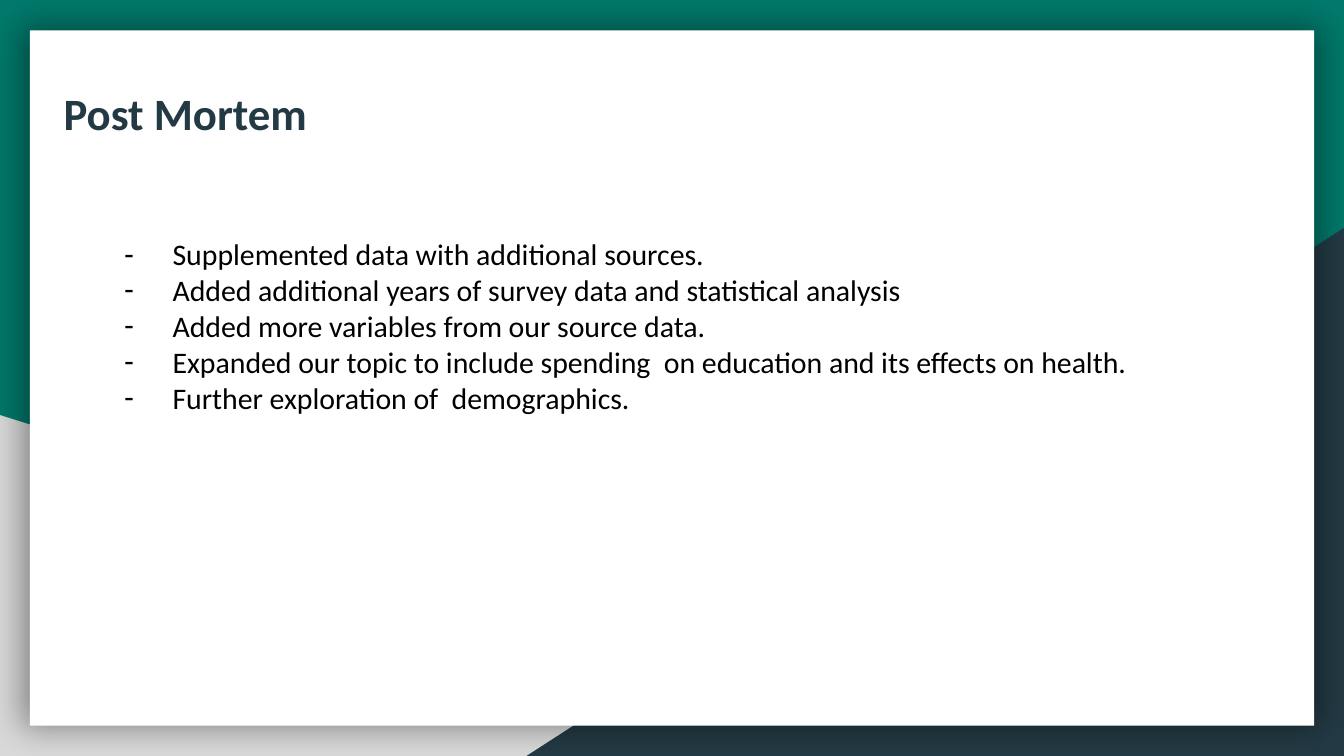
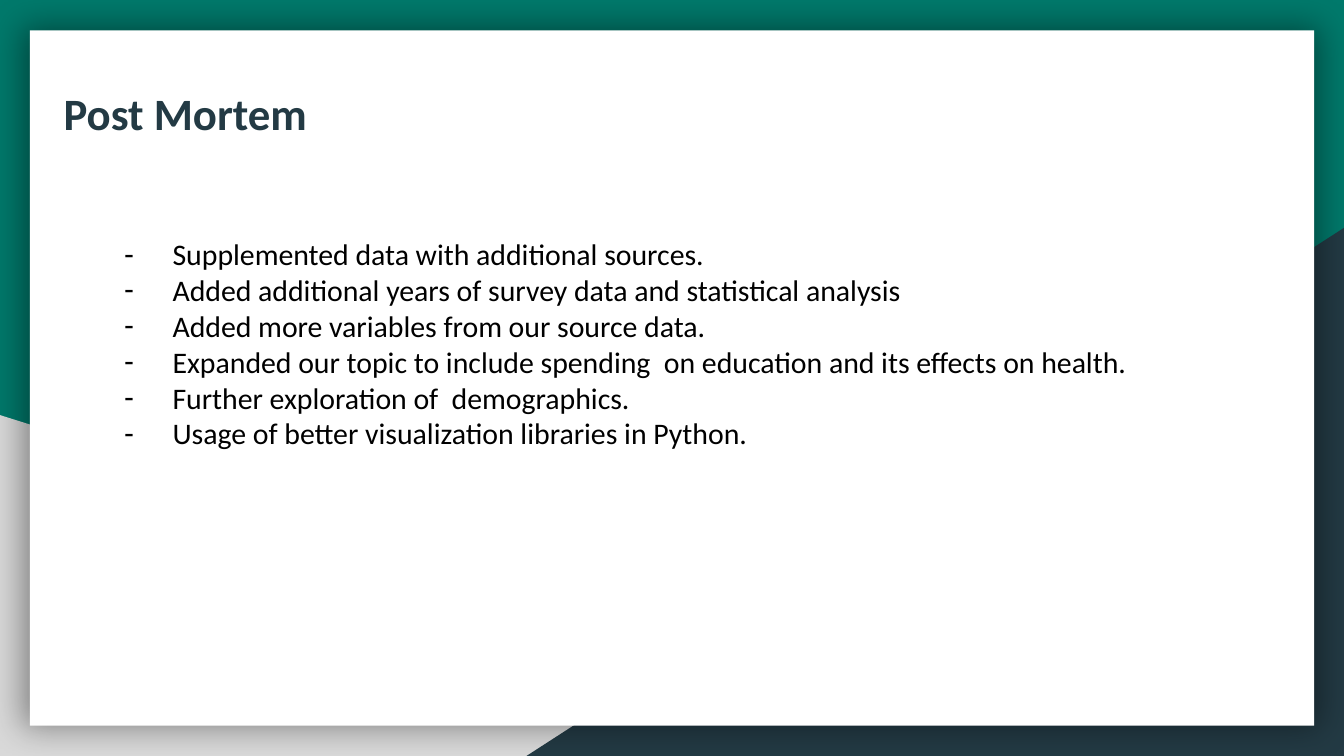
Before and after one commit to ic2019/groupb_project1, a slide deck: slide 18 of BRFSS.pptx. Drawn at 1344x756 pixels with LibreOffice and Linux fonts; fonts in the diff are those of the drawing. Boxes give left, top, right and bottom in pixels: in the first picture for what was removed or moved away, otherwise in the second. Text is boxed around its words. In the diff, an @@ line names an element or a change of style, - is before the commit and + after.

```diff
--- a/BRFSS.pptx
+++ b/BRFSS.pptx
@@ text at (173,423,747,449): paragraph added @@
+– Usage of better visualization libraries in Python.
```
Also in this commit, not shown: 1 slide added, 1 slide removed, 4 other files.
